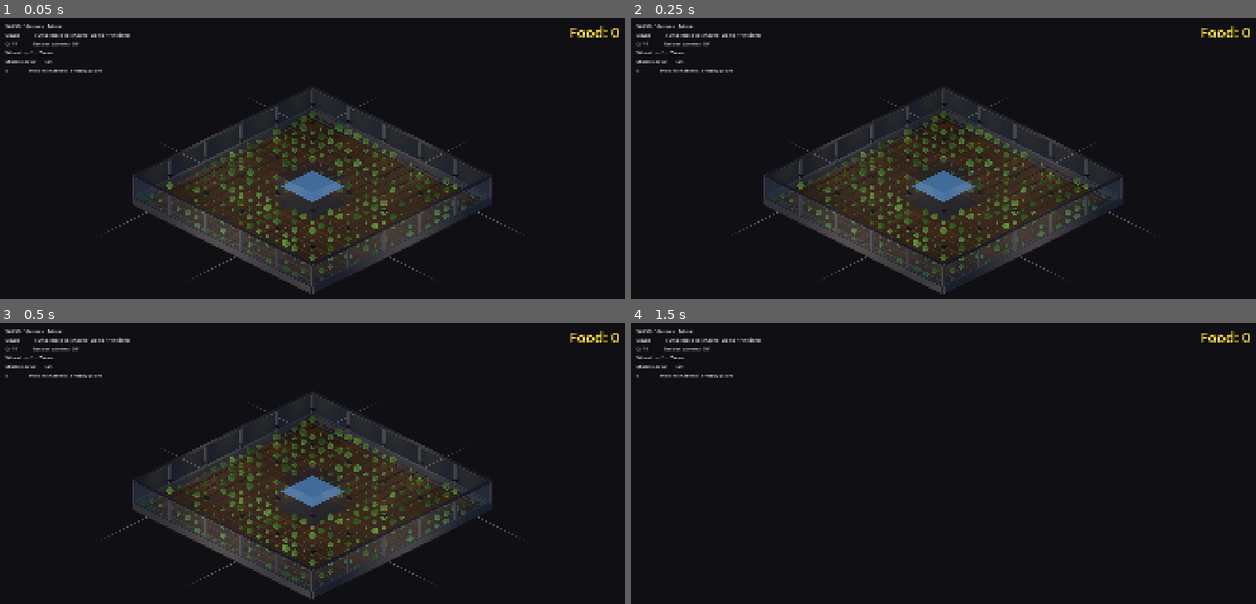
Above: before the commit, frames 1-4 (two rows, left to right).
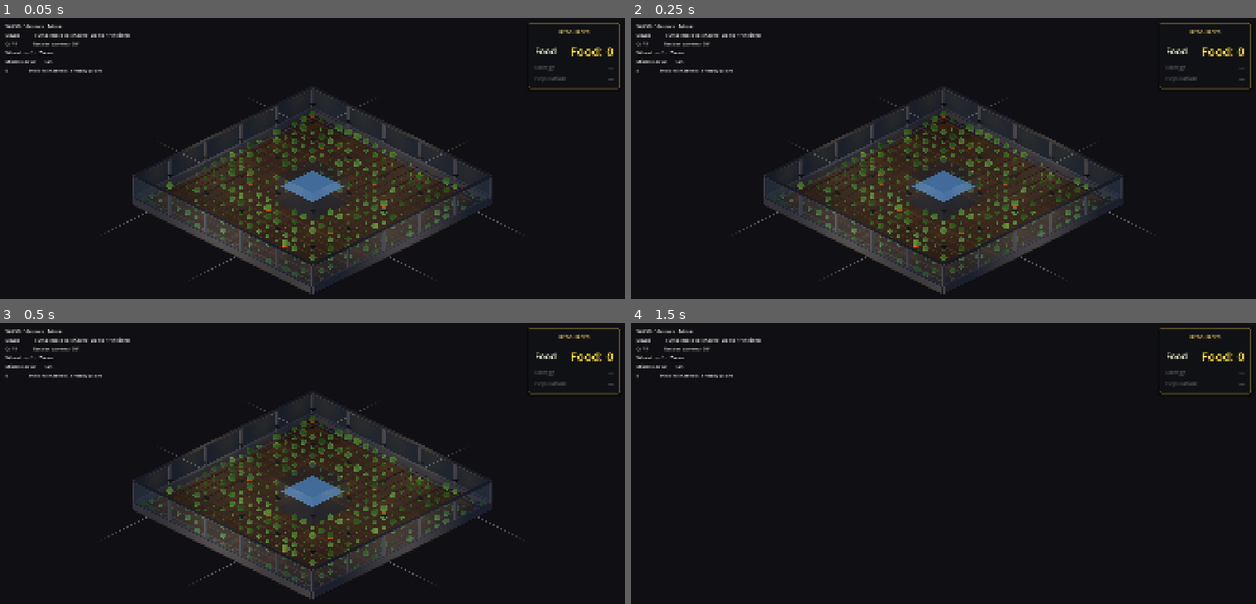
Above: after the commit, the same moments.

Repository: jaredclarkgay/space-tower-iso
Game: Godot game, scene res://scenes/iso_prototype/iso_prototype.tscn
The game is run twice, just before and just after one commit, with the same random seed, the same clock (stepped at 60 frames per second) and the same inputs.
Inputs (mouse positions are in pixels of both pictures, inside the frame that each line leads up to):
- Up to frame 1 (0.05 s): no input
- Up to frame 2 (0.25 s): no input
- Up to frame 3 (0.5 s): no input
- Up to frame 4 (1.5 s): tap Enter at 0.5 s; move the mouse to (1081, 480) at 0.52 s; hold D (move_right) 0.53-1.28 s; hold Middle mouse button (camera_pan) 0.53-1.28 s; tap Space (jump) at 0.77 s; move the mouse to (818, 514) at 1.27 s; hold S (move_down) from 1.28 s (still down); tap Q (camera_rotate_left) at 1.35 s

The runs differ from the first frame. In frame 1, 0.8% of the frame differs, in the area x 31-100%, y 1-82%; in frame 2, 0.8%; in frame 3, 0.8%; in frame 4, 0.7%.

Commit message:
feat(iso): per-crop fruit shapes, bigger prompt, Resources HUD panel
Operator iteration on harvest UX polish.

1. Plants now look like what they say. Replaced the single fruit_a /
   fruit_b stub with a per-type _build_fruits_for_type dispatcher:
   - Tomato:   3 small round red spheres clustered in the foliage
   - Pepper:   2 vertically-elongated red-orange pods hanging at sides
   - Eggplant: 1 vertical purple ellipsoid with a small green calyx
   - Pumpkin:  1 large squashed orange sphere on the soil + green stem
   - Cucumber: 2 long thin green cylinders, tilted opposite directions
   plot dict now stores `fruits: Array` instead of fruit_a/fruit_b;
   _refresh_plot_visuals iterates and toggles all of them at stage 5.

2. Prompt above head ~3× larger.
   - "E" font_size 28 → 84, outline 4 → 12.
   - "Harvest <PlantName>" font_size 24 → 72, outline 4 → 12.
   - Repositioned within prompt_root (E at y=0.55, harvest label at
     y=-0.25) so the bigger labels stack with clearance.

3. Top-right HUD reshaped into a Resources panel — visually delightful
   stub for future tracking.
   - PanelContainer with rounded gold-bordered StyleBoxFlat (subtle
     drop shadow), 18px margin.
   - VBoxContainer: small-caps "RESOURCES" title, gold divider, three
     stat rows.
   - Food row: cream label, big gold value (font_size 38) tracking
     GameState.food_count via the existing food_count_hud.gd script.
   - Energy + Population rows shown as dimmed "—" placeholders so the
     panel telegraphs "this is where stats live; more coming".

Verified: `godot --headless --quit-after 200` exits 0, no errors.

Co-Authored-By: Claude Opus 4.7 (1M context) <noreply@anthropic.com>

Diff:
--- a/scenes/iso_prototype/iso_floor.gd
+++ b/scenes/iso_prototype/iso_floor.gd
@@ -355,10 +355,9 @@
 	]
 	var plant_color: Color = greens[_rng.randi() % greens.size()]
 	# Pick a plant type — drives the harvest prompt's "<name>" and the
-	# fruit-accent colour shown at stage 5.
+	# shape/colour of the fruit visible at stage 5.
 	var types: Array = _c.PLANT_TYPES
 	var plant_type: Dictionary = types[_rng.randi() % types.size()]
-	var fruit_color: Color = plant_type.fruit_color
 
 	# Soil — its material is shared (we mutate albedo when stage = 0 to read
 	# as freshly turned dirt). Each plot gets its own StandardMaterial3D.
@@ -382,26 +381,9 @@
 	plant.material_override = _make_material(plant_color)
 	add_child(plant)
 
-	# Two fruit accents — visible only at stage 5; colour by plant type.
-	var fruit_a := MeshInstance3D.new()
-	fruit_a.name = "FruitA"
-	var fa_mesh := SphereMesh.new()
-	fa_mesh.radius = 0.08
-	fa_mesh.height = 0.16
-	fruit_a.mesh = fa_mesh
-	fruit_a.material_override = _make_material(fruit_color)
-	fruit_a.position = Vector3(x + 0.18, 0.45, z + 0.12)
-	add_child(fruit_a)
-
-	var fruit_b := MeshInstance3D.new()
-	fruit_b.name = "FruitB"
-	var fb_mesh := SphereMesh.new()
-	fb_mesh.radius = 0.06
-	fb_mesh.height = 0.12
-	fruit_b.mesh = fb_mesh
-	fruit_b.material_override = _make_material(fruit_color)
-	fruit_b.position = Vector3(x - 0.14, 0.42, z - 0.16)
-	add_child(fruit_b)
+	# Per-type fruit visuals — shape + count + position vary by plant type.
+	# All start hidden; _refresh_plot_visuals shows them at stage 5.
+	var fruits: Array = _build_fruits_for_type(plant_type, x, z)
 
 	# Initial state — randomise across stages 1..5 with random elapsed time
 	# inside the stage so the field reads as already alive when the player
@@ -415,8 +397,7 @@
 		"plant_type": plant_type,
 		"soil": soil,
 		"plant": plant,
-		"fruit_a": fruit_a,
-		"fruit_b": fruit_b,
+		"fruits": fruits,
 	}
 	_refresh_plot_visuals(plot)
 	return plot
@@ -428,8 +409,9 @@
 	var stage: int = plot.stage
 	var has_plant: bool = stage >= 1 and stage <= _c.GROWTH_STAGE_COUNT
 	plot.plant.visible = has_plant
-	plot.fruit_a.visible = stage == _c.GROWTH_STAGE_COUNT
-	plot.fruit_b.visible = stage == _c.GROWTH_STAGE_COUNT
+	var show_fruits: bool = stage == _c.GROWTH_STAGE_COUNT
+	for fruit in plot.fruits:
+		fruit.visible = show_fruits
 	if has_plant:
 		var r: float = _stage_to_plant_radius(stage)
 		plot.plant.scale = Vector3(r, r, r)
@@ -450,6 +432,112 @@
 	# Stages 1..5 → progressively larger foliage.
 	var radii := [0.05, 0.11, 0.17, 0.23, 0.28]
 	return radii[stage - 1]
+
+
+# Build the stage-5 fruit visuals for a plant type. Each crop has a
+# distinct shape (scale-warped sphere or cylinder) and count; everything
+# stays hidden until _refresh_plot_visuals() flips visibility at stage 5.
+func _build_fruits_for_type(plant_type: Dictionary, x: float, z: float) -> Array:
+	var fruits: Array = []
+	var color: Color = plant_type.fruit_color
+	match plant_type.name:
+		"Tomato":
+			# Cluster of 3 small round red tomatoes spread around the foliage.
+			for i in range(3):
+				var f := MeshInstance3D.new()
+				f.name = "Tomato"
+				var m := SphereMesh.new()
+				m.radius = 0.085
+				m.height = 0.17
+				f.mesh = m
+				f.material_override = _make_material(color)
+				var angle: float = float(i) * (TAU / 3.0) + 0.5
+				var dx: float = cos(angle) * 0.14
+				var dz: float = sin(angle) * 0.14
+				f.position = Vector3(x + dx, 0.42 + float(i) * 0.05, z + dz)
+				add_child(f)
+				fruits.append(f)
+		"Pepper":
+			# Two slim, vertically-elongated peppers hanging at the sides.
+			for i in range(2):
+				var f := MeshInstance3D.new()
+				f.name = "Pepper"
+				var m := SphereMesh.new()
+				m.radius = 0.06
+				m.height = 0.12
+				f.mesh = m
+				f.scale = Vector3(1.0, 1.9, 1.0)
+				f.material_override = _make_material(color)
+				var sign_v: int = -1 if i == 0 else 1
+				f.position = Vector3(x + sign_v * 0.16, 0.34, z + 0.04)
+				add_child(f)
+				fruits.append(f)
+		"Eggplant":
+			# One vertical purple ellipsoid with a small green calyx on top.
+			var body := MeshInstance3D.new()
+			body.name = "EggplantBody"
+			var bm := SphereMesh.new()
+			bm.radius = 0.11
+			bm.height = 0.22
+			body.mesh = bm
+			body.scale = Vector3(0.7, 1.45, 0.7)
+			body.material_override = _make_material(color)
+			body.position = Vector3(x + 0.08, 0.36, z + 0.08)
+			add_child(body)
+			fruits.append(body)
+			var cap := MeshInstance3D.new()
+			cap.name = "EggplantCap"
+			var cm := BoxMesh.new()
+			cm.size = Vector3(0.08, 0.05, 0.08)
+			cap.mesh = cm
+			cap.material_override = _make_material(Color(0.30, 0.50, 0.20))
+			cap.position = Vector3(x + 0.08, 0.50, z + 0.08)
+			add_child(cap)
+			fruits.append(cap)
+		"Pumpkin":
+			# One large squashed orange sphere sitting on the soil.
+			var body := MeshInstance3D.new()
+			body.name = "PumpkinBody"
+			var bm := SphereMesh.new()
+			bm.radius = 0.20
+			bm.height = 0.40
+			body.mesh = bm
+			body.scale = Vector3(1.0, 0.7, 1.0)
+			body.material_override = _make_material(color)
+			body.position = Vector3(x + 0.12, 0.32, z + 0.12)
+			add_child(body)
+			fruits.append(body)
+			# Dark green stem on top.
+			var stem := MeshInstance3D.new()
+			stem.name = "PumpkinStem"
+			var sm := CylinderMesh.new()
+			sm.top_radius = 0.025
+			sm.bottom_radius = 0.04
+			sm.height = 0.09
+			stem.mesh = sm
+			stem.material_override = _make_material(Color(0.25, 0.40, 0.15))
+			stem.position = Vector3(x + 0.12, 0.50, z + 0.12)
+			add_child(stem)
+			fruits.append(stem)
+		"Cucumber":
+			# Two long thin green cylinders, tilted opposite directions.
+			for i in range(2):
+				var f := MeshInstance3D.new()
+				f.name = "Cucumber"
+				var m := CylinderMesh.new()
+				m.top_radius = 0.04
+				m.bottom_radius = 0.04
+				m.height = 0.26
+				f.mesh = m
+				f.material_override = _make_material(color)
+				var sign_v: int = -1 if i == 0 else 1
+				f.rotation = Vector3(0, 0, deg_to_rad(20.0 * sign_v))
+				f.position = Vector3(x + sign_v * 0.16, 0.36, z - 0.04 * sign_v)
+				add_child(f)
+				fruits.append(f)
+	for f in fruits:
+		f.visible = false
+	return fruits
 
 
 func _build_plot_grow_light(x: float, z: float) -> void:
--- a/scenes/iso_prototype/iso_player.gd
+++ b/scenes/iso_prototype/iso_player.gd
@@ -502,27 +502,27 @@
 	_e_prompt = Label3D.new()
 	_e_prompt.name = "EKey"
 	_e_prompt.text = "E"
-	_e_prompt.font_size = 28
-	_e_prompt.outline_size = 4
-	_e_prompt.modulate = Color(1, 1, 1, 0.85)
-	_e_prompt.outline_modulate = Color(0, 0, 0, 0.85)
+	_e_prompt.font_size = 84
+	_e_prompt.outline_size = 12
+	_e_prompt.modulate = Color(1, 1, 1, 0.92)
+	_e_prompt.outline_modulate = Color(0, 0, 0, 0.9)
 	_e_prompt.pixel_size = 0.008
 	_e_prompt.billboard = BaseMaterial3D.BILLBOARD_ENABLED
 	_e_prompt.no_depth_test = true
-	_e_prompt.position = Vector3(0, 0.32, 0)
+	_e_prompt.position = Vector3(0, 0.55, 0)
 	_prompt_root.add_child(_e_prompt)
 
 	_harvest_label = Label3D.new()
 	_harvest_label.name = "HarvestLabel"
 	_harvest_label.text = "Harvest"
-	_harvest_label.font_size = 24
-	_harvest_label.outline_size = 4
-	_harvest_label.modulate = Color(0.9, 0.98, 0.8, 0.85)
-	_harvest_label.outline_modulate = Color(0, 0, 0, 0.85)
+	_harvest_label.font_size = 72
+	_harvest_label.outline_size = 12
+	_harvest_label.modulate = Color(0.92, 0.99, 0.82, 0.92)
+	_harvest_label.outline_modulate = Color(0, 0, 0, 0.9)
 	_harvest_label.pixel_size = 0.008
 	_harvest_label.billboard = BaseMaterial3D.BILLBOARD_ENABLED
 	_harvest_label.no_depth_test = true
-	_harvest_label.position = Vector3(0, 0.12, 0)
+	_harvest_label.position = Vector3(0, -0.25, 0)
 	_prompt_root.add_child(_harvest_label)
 
 
--- a/scenes/iso_prototype/iso_prototype.tscn
+++ b/scenes/iso_prototype/iso_prototype.tscn
@@ -11,6 +11,25 @@
 ambient_light_source = 2
 ambient_light_color = Color(0.55, 0.6, 0.7, 1)
 ambient_light_energy = 0.5
+
+[sub_resource type="StyleBoxFlat" id="ResourcePanelStyle"]
+bg_color = Color(0.07, 0.075, 0.09, 0.86)
+border_width_left = 2
+border_width_top = 2
+border_width_right = 2
+border_width_bottom = 2
+border_color = Color(0.85, 0.7, 0.3, 0.55)
+corner_radius_top_left = 8
+corner_radius_top_right = 8
+corner_radius_bottom_right = 8
+corner_radius_bottom_left = 8
+shadow_color = Color(0, 0, 0, 0.45)
+shadow_size = 8
+shadow_offset = Vector2(0, 4)
+
+[sub_resource type="StyleBoxLine" id="ResourcePanelDivider"]
+color = Color(0.85, 0.7, 0.3, 0.4)
+thickness = 1
 
 [node name="IsoPrototype" type="Node3D"]
 
@@ -58,18 +77,78 @@
 Middle-drag     Pan
 E               Hold to harvest a ready plant"
 
-[node name="FoodCount" type="Label" parent="HUD"]
+[node name="ResourcesPanel" type="PanelContainer" parent="HUD"]
 anchors_preset = 1
 anchor_left = 1.0
 anchor_right = 1.0
-offset_left = -340.0
-offset_top = 16.0
-offset_right = -20.0
-offset_bottom = 92.0
+offset_left = -300.0
+offset_top = 18.0
+offset_right = -18.0
+theme_override_styles/panel = SubResource("ResourcePanelStyle")
+
+[node name="Margin" type="MarginContainer" parent="HUD/ResourcesPanel"]
+theme_override_constants/margin_left = 18
+theme_override_constants/margin_top = 14
+theme_override_constants/margin_right = 18
+theme_override_constants/margin_bottom = 14
+
+[node name="VBox" type="VBoxContainer" parent="HUD/ResourcesPanel/Margin"]
+theme_override_constants/separation = 8
+
+[node name="TitleLabel" type="Label" parent="HUD/ResourcesPanel/Margin/VBox"]
+text = "RESOURCES"
+horizontal_alignment = 1
+theme_override_colors/font_color = Color(0.95, 0.82, 0.42, 0.95)
+theme_override_constants/outline_size = 0
+theme_override_font_sizes/font_size = 16
+
+[node name="Divider" type="HSeparator" parent="HUD/ResourcesPanel/Margin/VBox"]
+theme_override_styles/separator = SubResource("ResourcePanelDivider")
+
+[node name="FoodRow" type="HBoxContainer" parent="HUD/ResourcesPanel/Margin/VBox"]
+alignment = 1
+
+[node name="FoodLabel" type="Label" parent="HUD/ResourcesPanel/Margin/VBox/FoodRow"]
+size_flags_horizontal = 3
+text = "Food"
+theme_override_colors/font_color = Color(0.95, 0.95, 0.85, 0.95)
+theme_override_colors/font_outline_color = Color(0, 0, 0, 0.5)
+theme_override_constants/outline_size = 3
+theme_override_font_sizes/font_size = 28
+
+[node name="FoodCount" type="Label" parent="HUD/ResourcesPanel/Margin/VBox/FoodRow"]
+text = "0"
+horizontal_alignment = 2
 theme_override_colors/font_color = Color(1, 0.88, 0.34, 1)
 theme_override_colors/font_outline_color = Color(0.05, 0.04, 0, 1)
-theme_override_constants/outline_size = 12
-theme_override_font_sizes/font_size = 44
-text = "Food: 0"
+theme_override_constants/outline_size = 6
+theme_override_font_sizes/font_size = 38
+script = ExtResource("4_food")
+
+[node name="EnergyRow" type="HBoxContainer" parent="HUD/ResourcesPanel/Margin/VBox"]
+
+[node name="EnergyLabel" type="Label" parent="HUD/ResourcesPanel/Margin/VBox/EnergyRow"]
+size_flags_horizontal = 3
+text = "Energy"
+theme_override_colors/font_color = Color(0.55, 0.55, 0.6, 0.55)
+theme_override_font_sizes/font_size = 18
+
+[node name="EnergyValue" type="Label" parent="HUD/ResourcesPanel/Margin/VBox/EnergyRow"]
+text = "—"
 horizontal_alignment = 2
-script = ExtResource("4_food")
+theme_override_colors/font_color = Color(0.55, 0.55, 0.6, 0.55)
+theme_override_font_sizes/font_size = 18
+
+[node name="PopulationRow" type="HBoxContainer" parent="HUD/ResourcesPanel/Margin/VBox"]
+
+[node name="PopulationLabel" type="Label" parent="HUD/ResourcesPanel/Margin/VBox/PopulationRow"]
+size_flags_horizontal = 3
+text = "Population"
+theme_override_colors/font_color = Color(0.55, 0.55, 0.6, 0.55)
+theme_override_font_sizes/font_size = 18
+
+[node name="PopulationValue" type="Label" parent="HUD/ResourcesPanel/Margin/VBox/PopulationRow"]
+text = "—"
+horizontal_alignment = 2
+theme_override_colors/font_color = Color(0.55, 0.55, 0.6, 0.55)
+theme_override_font_sizes/font_size = 18
Not shown: 1 places in scenes/iso_prototype/iso_prototype.tscn that only renumber resources
